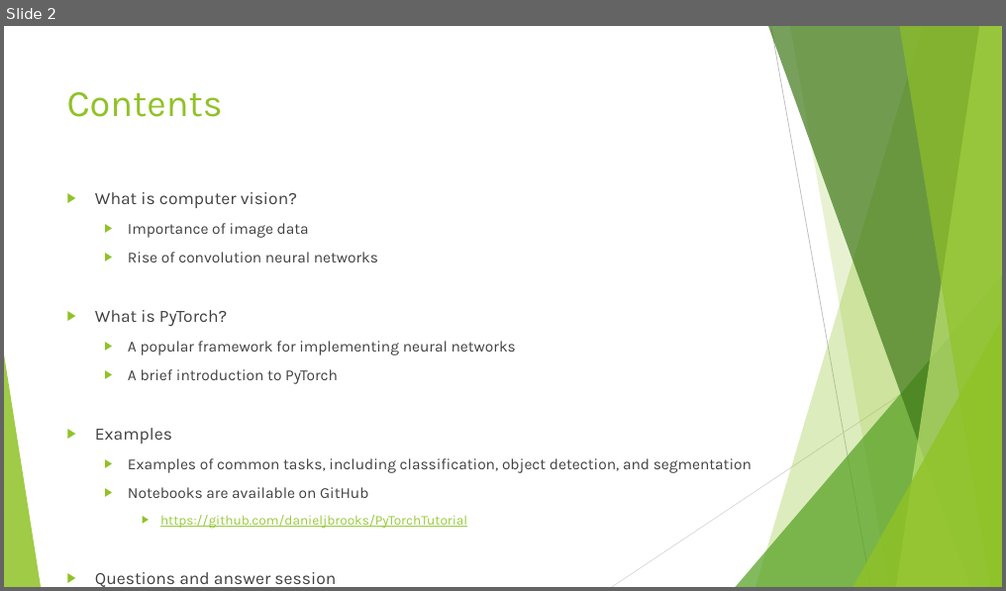
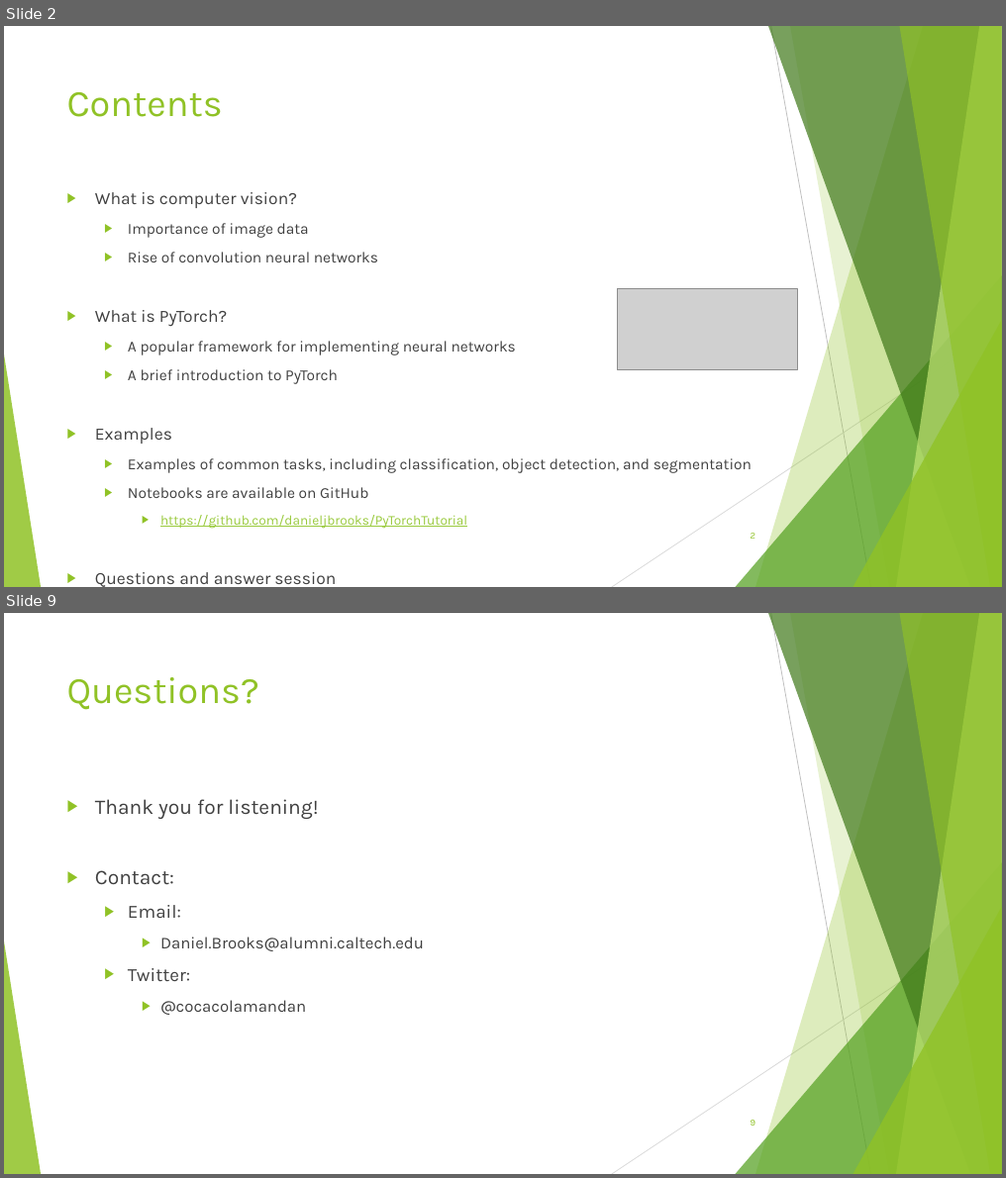
Before and after one commit to danieljbrooks/PyTorchTutorial, a slide deck: computer_vision.pptx. Shown one above the other, each under a label of ours: slide 2 before the commit, slides 2 and 9 after it; the slides between them are not shown. The pictures are 1006x591 and 1006x1178 pixels, drawn with LibreOffice and Linux fonts; fonts in the diff are those of the drawing; grey boxes stand for pictures. Boxes give left, top, right and bottom in pixels: in the first picture for what was removed or moved away, otherwise in the second. Text is boxed around its words. In the diff, an @@ line names an element or a change of style, - is before the commit and + after.

```diff
--- a/computer_vision.pptx
+++ b/computer_vision.pptx
@@ slide 9 added at (4, 613, 1002, 1174), background #FFFFFF; not listed: 10 template elements that a slide beside it also shows @@
@@ title added at (67, 677, 259, 710), 36 pt, text #90C226 @@
+Questions?
@@ text added at (95, 799, 424, 1015), 16 pt, text #404040 @@
+▶ Thank you for listening!
+▶ Contact:
+  ▶ Email:
+    ▶ Daniel.Brooks@alumni.caltech.edu
+  ▶ Twitter:
+    ▶ @cocacolamandan
@@ page number added at (750, 1120, 755, 1126), 9 pt, text #90C226 @@
+9
@@ slide 2 changed as well @@
@@ picture added at (617, 288, 798, 371) @@
@@ page number added at (750, 533, 755, 539), 9 pt, text #90C226 @@
+2
```
Also in this commit, not shown: 1 other slide changed, 6 other slides added.
